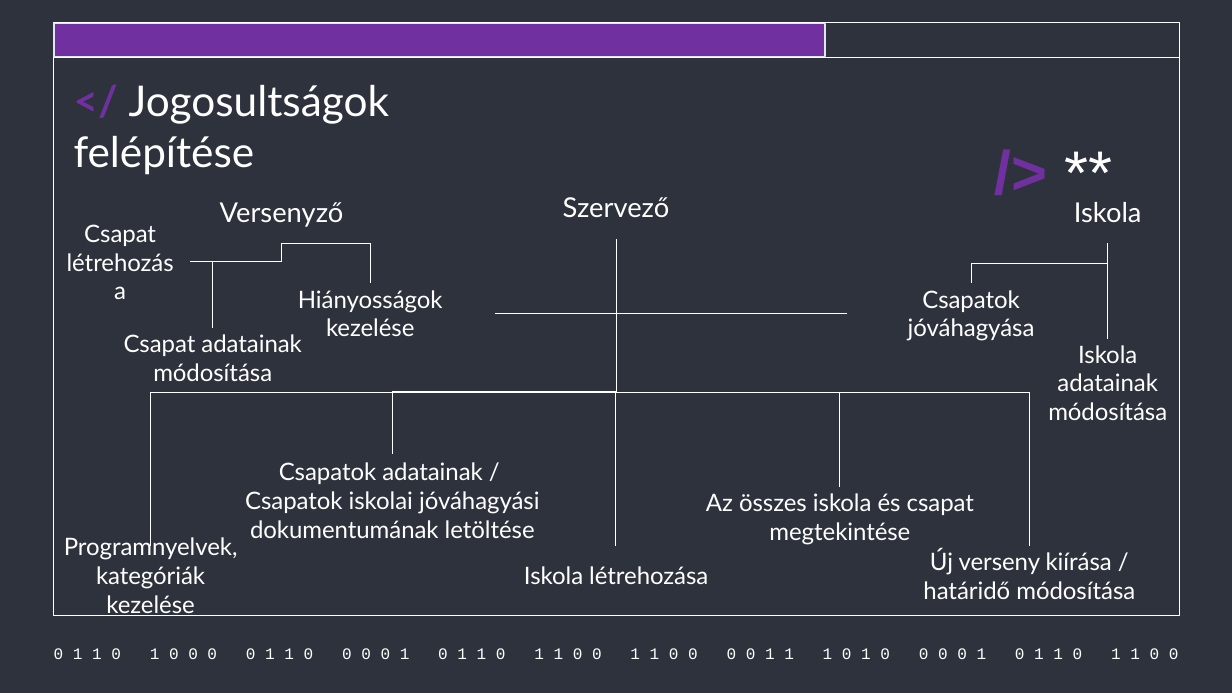
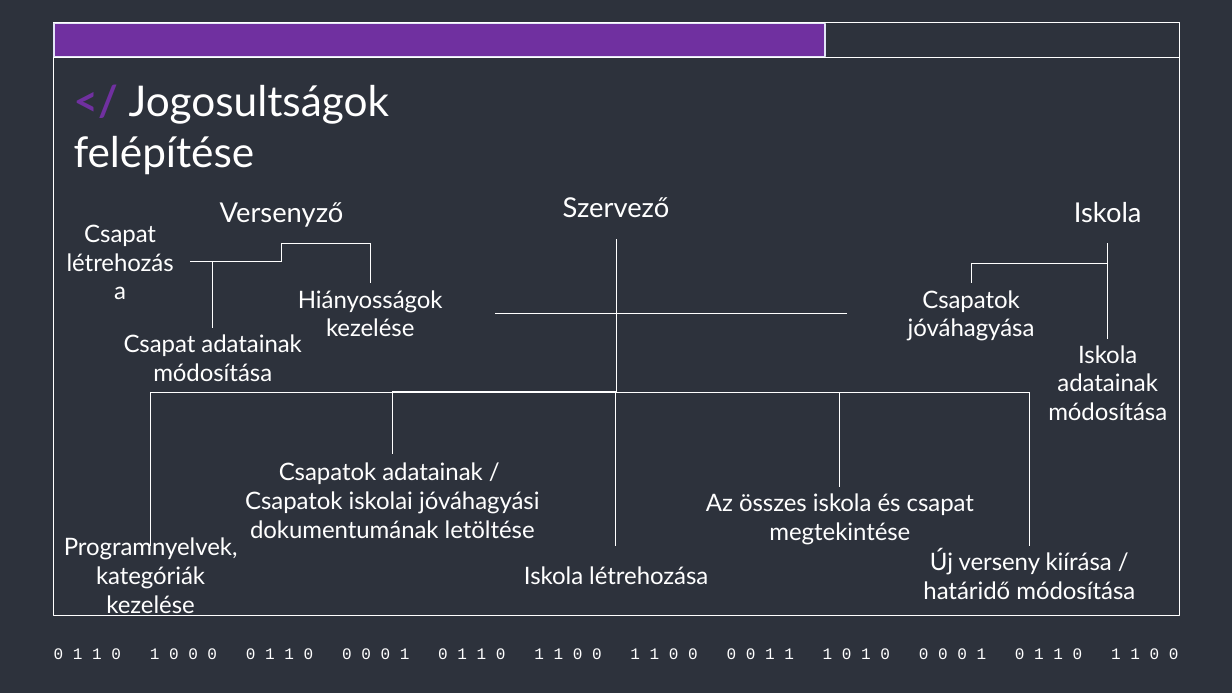
Before and after one commit to Acsilaa/dusza2024-25, a slide deck: slide 8 of Hell yeah ppt.pptx. Drawn at 1232x693 pixels with LibreOffice and Linux fonts; fonts in the diff are those of the drawing. Boxes give left, top, right and bottom in pixels: in the first picture for what was removed or moved away, otherwise in the second. Text is boxed around its words. In the diff, an @@ line names an element or a change of style, - is before the commit and + after.

```diff
--- a/Hell yeah ppt.pptx
+++ b/Hell yeah ppt.pptx
@@ text removed at [971, 128, 1135, 215] @@
-/> **
```
Also in this commit, not shown: 1 other slide changed.
